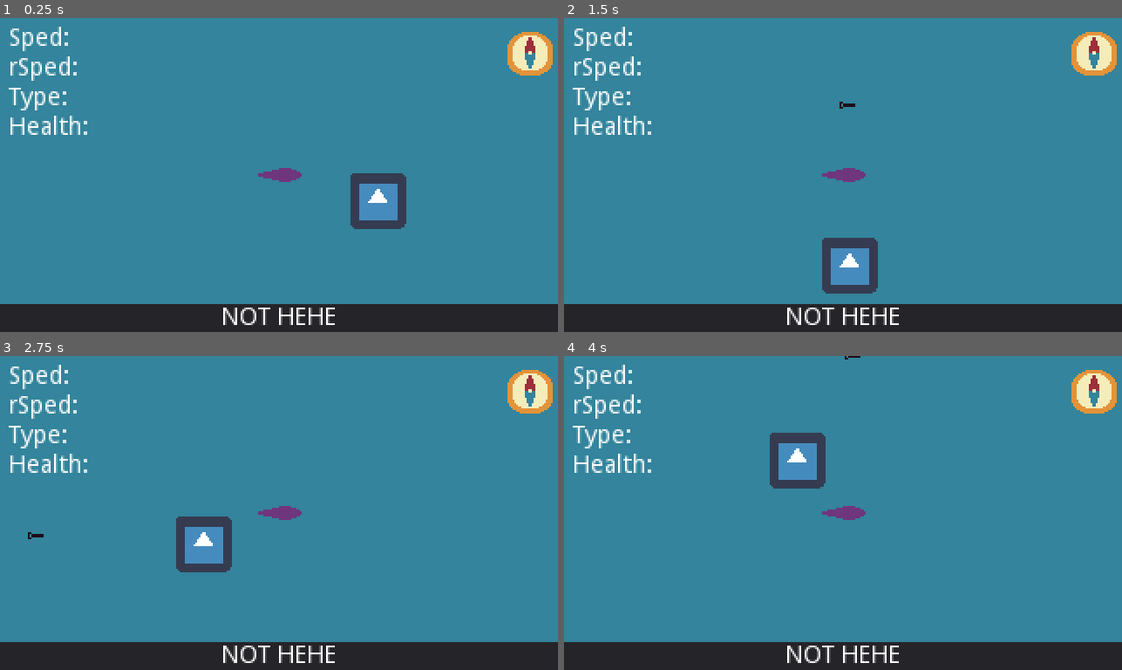
Above: before the commit, frames 1-4 (two rows, left to right).
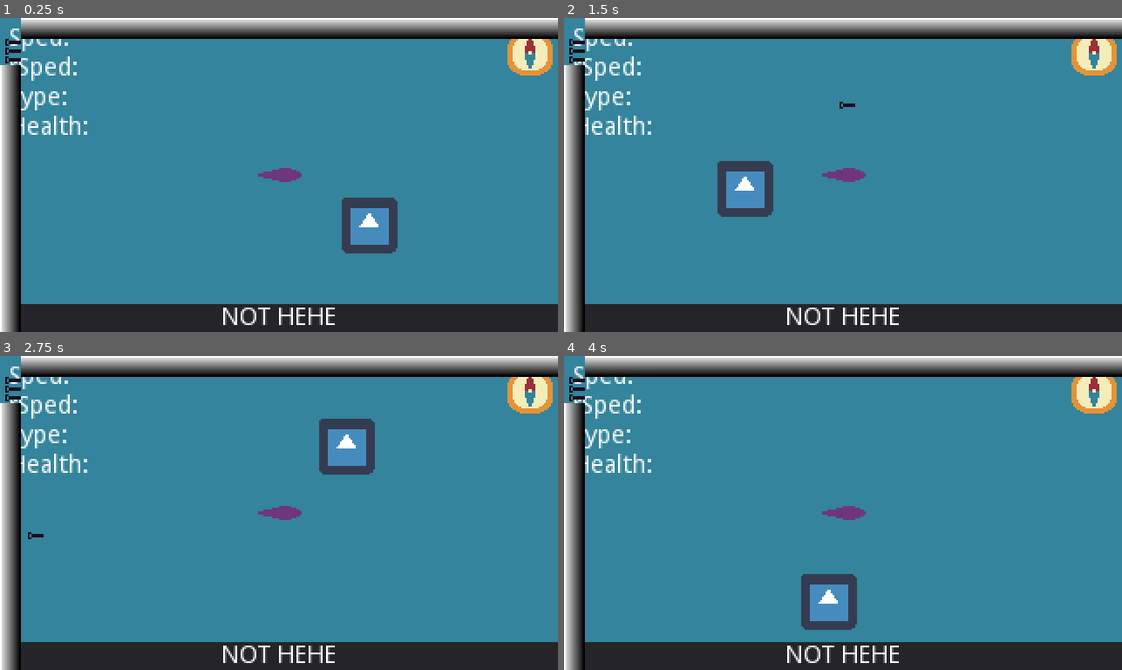
Above: after the commit, the same moments.

Repository: Scribble-Sheep/Shipgame
Game: Godot game, scene res://World.tscn
Two runs of this game, one before a commit and one after it. Both use one fixed random seed, a clock stepped at 60 frames per second and the inputs below. The engine's default icon, where the game draws it, is replaced by a stand-in: a white triangle on a blue panel in a dark square.
Inputs (mouse positions are in pixels of both pictures, inside the frame that each line leads up to):
- Up to frame 1 (0.25 s): no input
- Up to frame 2 (1.5 s): click (854, 27) at 0.52 s; click (854, 27) at 1.27 s
- Up to frame 3 (2.75 s): click (11, 538) at 2.02 s
- Up to frame 4 (4 s): click (575, 538) at 2.77 s; click (854, 365) at 3.52 s

The runs differ from the first frame. In frame 1, 12% of the frame differs, in the area x 0-100%, y 0-100%; in frame 2, 13%; in frame 3, 13%; in frame 4, 13%.

Commit message:
Tweaked enemy vars, updated torpedosprite added health variable to BaseTarget, arranged variables, renamed a var. Got distracted and updated the torpedo sprite to a sheet

Diff:
--- a/Code/BaseTarget.gd
+++ b/Code/BaseTarget.gd
@@ -1,17 +1,21 @@
 class_name BaseTarget
 extends KinematicBody2D
 
+#Transforms
 var angle=0
-var rotspeed = 1
 var radius = 60
-var closingSpeed = 5
+#Speeds
+var rotSpeed = 2
+var closingSpeed = 2
+#Other
+var health: int = 3
 
 func _ready():
 	position = polar2cartesian(radius, angle)
 	pass
 
 func _process(delta):
-	move(delta, self.angle, self.rotspeed, self.radius, self.closingSpeed)
+	move(delta, self.angle, self.rotSpeed, self.radius, self.closingSpeed)
 	_updatePolarCoordinates()
 
 func _updatePolarCoordinates():
@@ -19,7 +23,7 @@
 	radius=polarCoords.x
 	angle=polarCoords.y
 
-func move(delta, _angle, _rotspeed, _radius, _closingspeed):
+func move(_delta, _angle, _rotspeed, _radius, _closingspeed):
 	print (self.name, " movement behavior not defined.")
 	pass
 
--- a/Scenes/GUI Scenes/TorpedoIndicator.tscn
+++ b/Scenes/GUI Scenes/TorpedoIndicator.tscn
@@ -1,11 +1,19 @@
-[gd_scene load_steps=4 format=2]
+[gd_scene load_steps=6 format=2]
 
 [ext_resource path="res://Sprites/Debug/DebugTorpedo.png" type="Texture" id=1]
 [ext_resource path="res://Code/TorpedoIndicator.gd" type="Script" id=2]
 
+[sub_resource type="AtlasTexture" id=2]
+atlas = ExtResource( 1 )
+region = Rect2( 0, 0, 9, 4 )
+
+[sub_resource type="AtlasTexture" id=3]
+atlas = ExtResource( 1 )
+region = Rect2( 9, 0, 9, 4 )
+
 [sub_resource type="SpriteFrames" id=1]
 animations = [ {
-"frames": [ ExtResource( 1 ) ],
+"frames": [ SubResource( 2 ), SubResource( 3 ) ],
 "loop": true,
 "name": "default",
 "speed": 5.0
@@ -22,5 +30,6 @@
 [node name="TorpedoIndicator" type="AnimatedSprite" parent="." groups=["TorpedoIndicators"]]
 position = Vector2( 3, 0 )
 frames = SubResource( 1 )
+speed_scale = 0.0
 centered = false
 script = ExtResource( 2 )
--- a/Scenes/Torpedo.tscn
+++ b/Scenes/Torpedo.tscn
@@ -13,11 +13,13 @@
 
 [node name="Sprite" type="Sprite" parent="."]
 texture = ExtResource( 1 )
+hframes = 2
 
 [node name="CollisionShape2D" type="CollisionShape2D" parent="."]
 show_behind_parent = true
 shape = SubResource( 1 )
 
 [node name="VisibilityNotifier2D" type="VisibilityNotifier2D" parent="."]
+show_behind_parent = true
 
 [connection signal="screen_exited" from="VisibilityNotifier2D" to="." method="_on_VisibilityNotifier2D_screen_exited"]
--- a/World.tscn
+++ b/World.tscn
@@ -24,7 +24,6 @@
 [node name="WorldGUI" parent="WorldGuiHolder" instance=ExtResource( 5 )]
 
 [node name="CombatGuiHolder" type="Node2D" parent="."]
-visible = false
 position = Vector2( -160, -90 )
 
 [node name="CombatGui" parent="CombatGuiHolder" instance=ExtResource( 7 )]
Binary file changed: Sprites/Debug/DebugTorpedo.png
